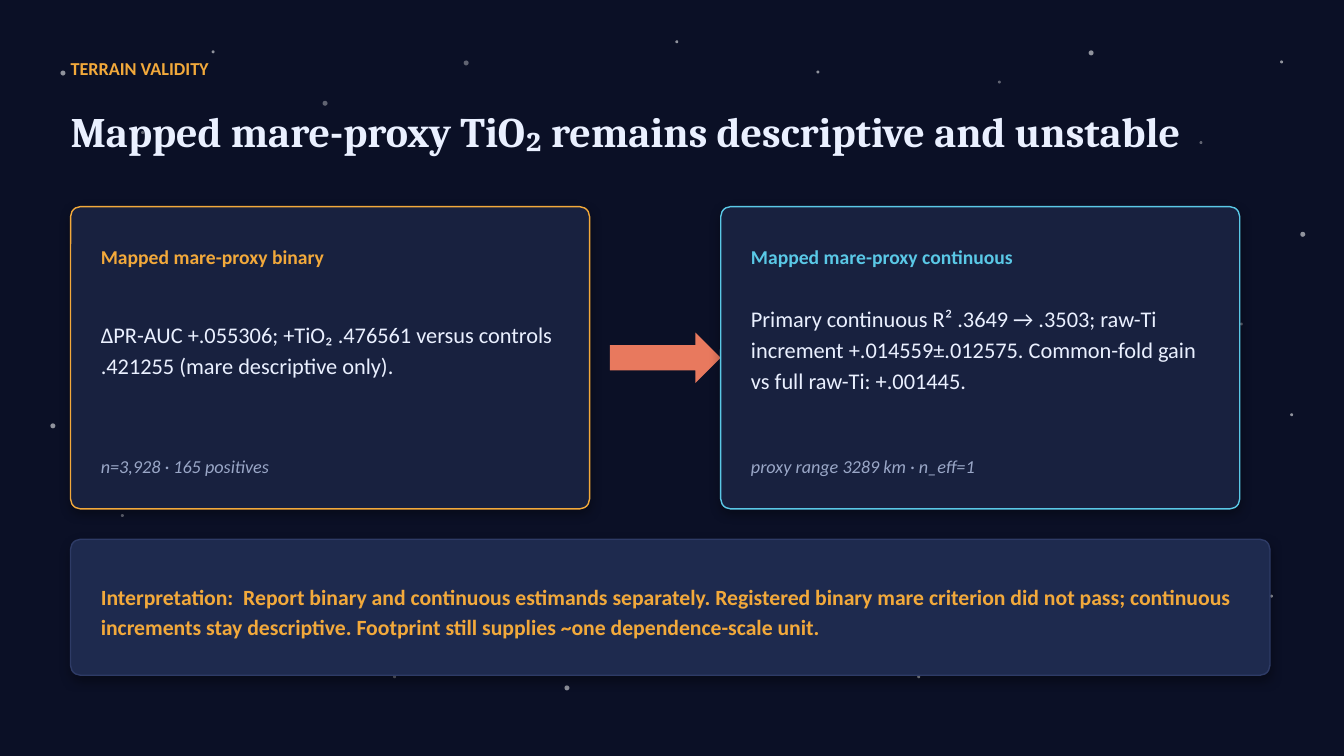
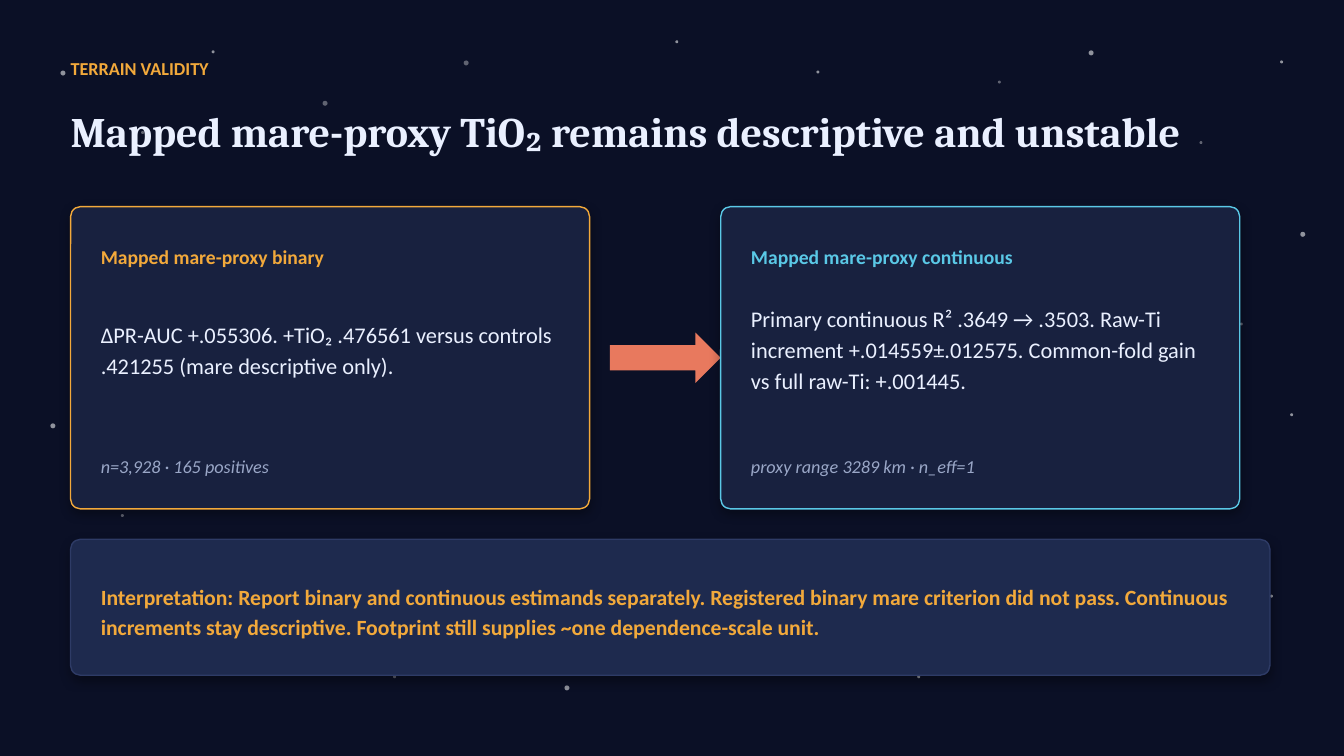
Before and after one commit to lemoon01110/Lunar-Titanium-Magnetism, a slide deck: slide 10 of Paper-and-Pitch/Pitch.pptx. Drawn at 1344x756 pixels with LibreOffice and Linux fonts; fonts in the diff are those of the drawing. Boxes give left, top, right and bottom in pixels: in the first picture for what was removed or moved away, otherwise in the second. Text is boxed around its words. In the diff, an @@ line names an element or a change of style, - is before the commit and + after.

```diff
--- a/Paper-and-Pitch/Pitch.pptx
+++ b/Paper-and-Pitch/Pitch.pptx
@@ text at (101,327,552,378): text changed @@
-ΔPR-AUC +.055306; +TiO₂ .476561 versus controls .421255 (mare descriptive only).
+ΔPR-AUC +.055306. +TiO₂ .476561 versus controls .421255 (mare descriptive only).
@@ text at (751,309,1196,389): text changed @@
-Primary continuous R² .3649 → .3503; raw-Ti increment +.014559±.012575. Common-fold gain vs full raw-Ti: +.001445.
+Primary continuous R² .3649 → .3503. Raw-Ti increment +.014559±.012575. Common-fold gain vs full raw-Ti: +.001445.
@@ text at (101,589,1227,639): text changed @@
-Interpretation: Report binary and continuous estimands separately. Registered binary mare criterion did not pass; continuous increments stay descriptive. Footprint still supplies ~one dependence-scale unit.
+Interpretation: Report binary and continuous estimands separately. Registered binary mare criterion did not pass. Continuous increments stay descriptive. Footprint still supplies ~one dependence-scale unit.
```
Also in this commit, not shown: 9 other slides changed, 14 other files.
